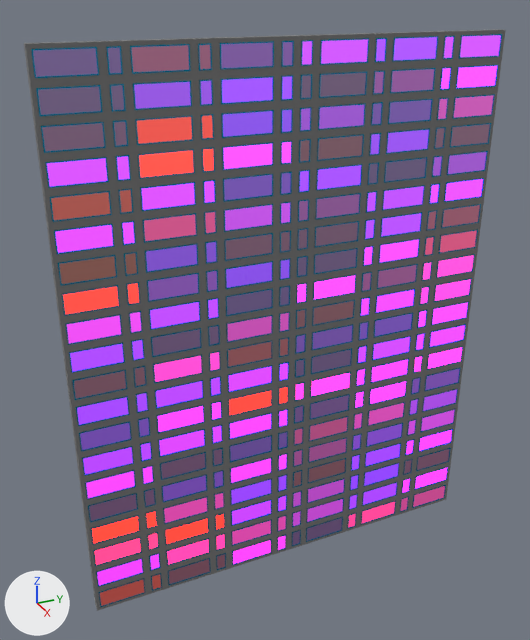
Before and after pictures for a commit that changed the Blender file MatPack_Demo.blend.
Both versions are drawn from a 50 mm camera at (65.2, -32.2, 64.3) aimed at (-1.9, -2.0, 30.7). Every picture has the same lights, and +X, +Y and +Z are marked at lower left. The older version comes first.

Before the edit, the objects in view are built like this:
```python
me_wall_of_windows_pack_003 = bpy.data.meshes.new('Wall of Windows_PACK.003')
me_wall_of_windows_pack_003.from_pydata(...)  # 4386 vertices, 4832 faces; spans x 0.0..1.0, y -24.0..24.0, z 0.0..60.0
me_wall_of_windows_pack_003.materials.append(mat_matpack_material)
ob_wall_of_windows_pack = bpy.data.objects.new('Wall of Windows_PACK', me_wall_of_windows_pack_003)
ob_wall_of_windows_pack.location = (0.0, 0.0, 0.0)
```
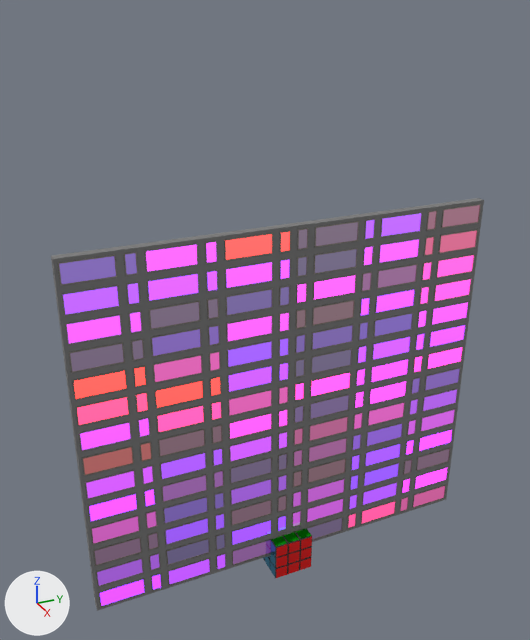
Diff of the bpy script that builds the scene:
```diff
--- a/MatPack_Demo.blend.py
+++ b/MatPack_Demo.blend.py
@@ me_wall_of_windows_pack_003 @@
 # used by ob_wall_of_windows_pack; location = (0.0, 0.0, 0.0)
-me_wall_of_windows_pack_003.from_pydata(...)  # 4386 vertices, 4832 faces; spans x 0.0..1.0, y -24.0..24.0, z 0.0..60.0
+me_wall_of_windows_pack_003.from_pydata(...)  # 3078 vertices, 3386 faces; spans x 0.0..1.0, y -24.0..24.0, z 0.0..42.0
+# me_wall_of_windows_pack_003 part 1: 1308 vertices removed from x 0.0..1.0, y -24.0..24.0, z 42.4..60.0
 me_wall_of_windows_pack_003.materials.append(mat_matpack_material)
@@ me_amusing_cube_pack_001 @@
+me_amusing_cube_pack_001.from_pydata(...)  # 384 vertices, 482 faces; spans x -2.5..2.5, y -2.5..2.5, z -2.5..2.5
+me_amusing_cube_pack_001.materials.append(mat_matpack_material)
@@ ob_amusing_cube_pack @@
+ob_amusing_cube_pack = bpy.data.objects.new('Amusing Cube_PACK', me_amusing_cube_pack_001)
+ob_amusing_cube_pack.location = (0.0, 0.0, 0.0)
```

Pixel boxes [x1, y1, x2, y2] of what changed, in the pictures (530 x 640 px):
'Wall of Windows_PACK', reshaped (10% narrower, 29% shorter): before [24, 29, 505, 611]; after [51, 198, 484, 611]
'Amusing Cube_PACK', added (red): after [263, 529, 312, 578]
part 1 of me_wall_of_windows_pack_003, deleted: before [24, 29, 505, 259]
